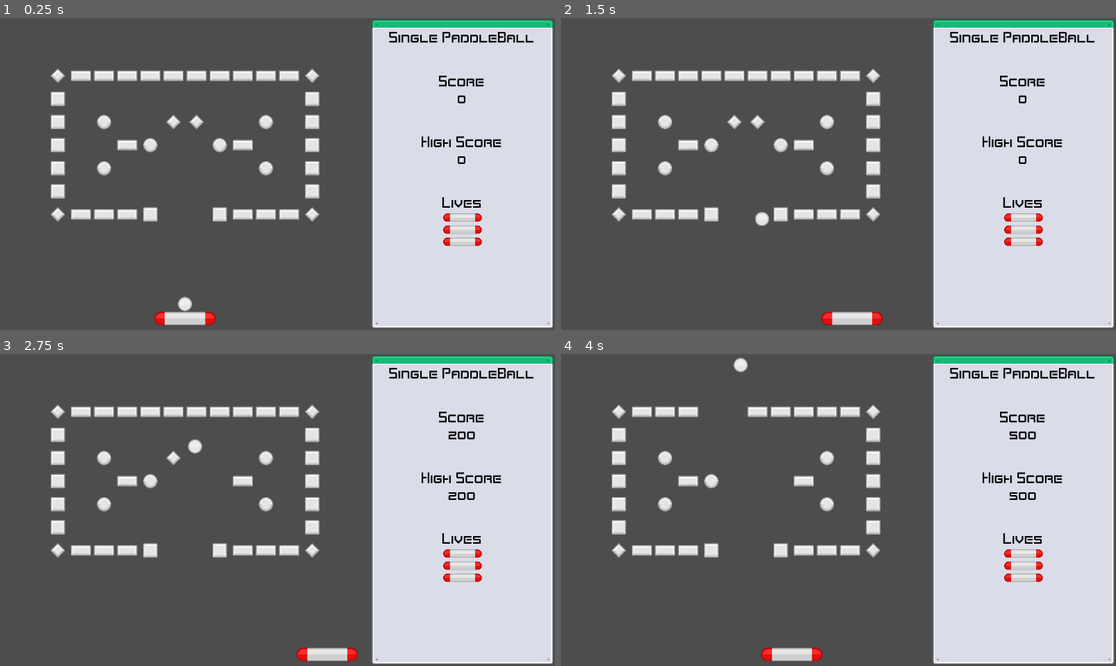
Above: before the commit, frames 1-4 (two rows, left to right).
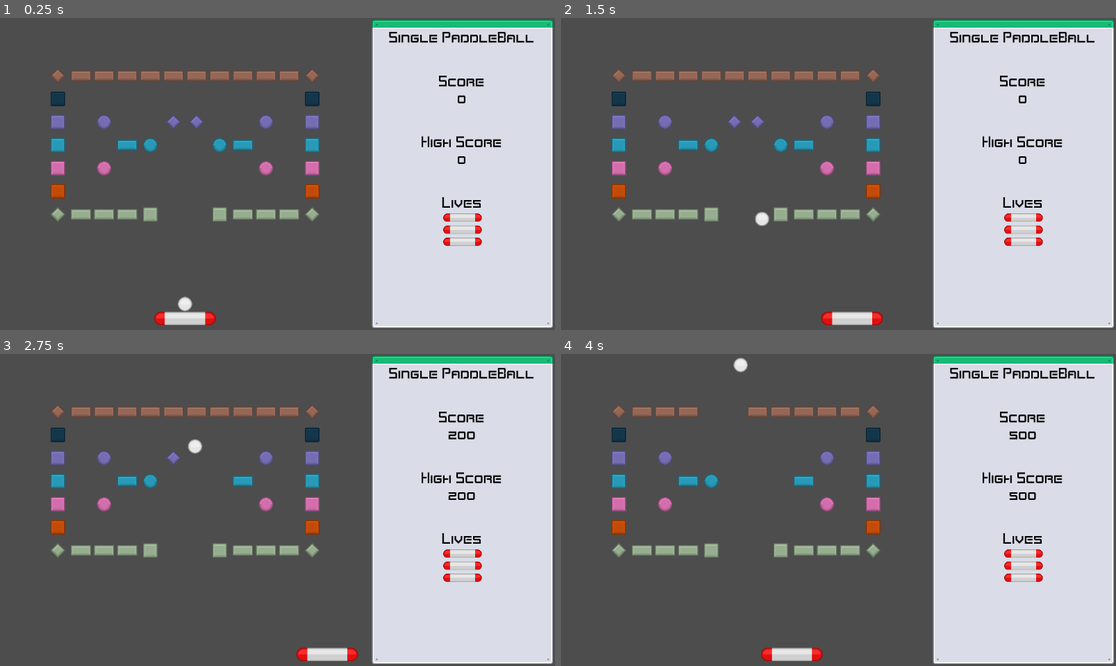
Above: after the commit, the same moments.

Repository: PuntitOwO/20gc_breakout
Game: Godot game, scene res://scenes/main.tscn
Same seed, same stepped clock (60 frames per second), same inputs: the game is played once before the commit and once after it.
Inputs:
- Up to frame 1 (0.25 s): no input
- Up to frame 2 (1.5 s): tap Enter at 0.5 s; hold D (right) 0.53-1.28 s; tap Up (launch) at 0.6, 1.35 s; hold A (left) from 1.28 s (still down)
- Up to frame 3 (2.75 s): release A (left) at 2.03 s; hold D (right) from 2.03 s (still down); tap Up (launch) at 2.1 s
- Up to frame 4 (4 s): tap Up (launch) at 2.85, 3.6 s; release D (right) at 3.53 s; hold A (left) from 3.53 s (still down)

The runs differ from the first frame. In frame 1, 4.7% of the frame differs, in the area x 9-58%, y 16-66%; in frame 2, 4.7%; in frame 3, 4.6%; in frame 4, 4.3%.

Commit message:
feat: stretch goals

Diff:
--- /dev/null
+++ b/default_bus_layout.tres
@@ -0,0 +1,8 @@
+[gd_resource type="AudioBusLayout" load_steps=2 format=3 uid="uid://dc30vld714xh"]
+
+[sub_resource type="AudioEffectReverb" id="AudioEffectReverb_j3pel"]
+resource_name = "Reverb"
+
+[resource]
+bus/0/effect/0/effect = SubResource("AudioEffectReverb_j3pel")
+bus/0/effect/0/enabled = true
--- a/scenes/ball.gd
+++ b/scenes/ball.gd
@@ -6,6 +6,8 @@
 const INITIAL_SPEED := 200
 var speed := 200
 var acceleration_delta := 8
+
+@onready var collision_sfx: AudioStreamPlayer = $CollisionSFX
 
 func _ready() -> void:
 	compute_initial_velocity()
@@ -18,6 +20,7 @@
 	velocity = velocity.normalized() * speed
 	var collision := move_and_collide(velocity * delta)
 	if collision == null: return
+	collision_sfx.play()
 	velocity = velocity.bounce(collision.get_normal())
 	var collider := collision.get_collider() as Node2D
 	if collider.is_in_group("Block"):
--- a/scenes/block.tscn
+++ b/scenes/block.tscn
@@ -7,9 +7,9 @@
 
 [node name="Block" type="StaticBody2D" groups=["Block"]]
 
+[node name="CollisionShape2D" type="CollisionShape2D" parent="."]
+shape = SubResource("RectangleShape2D_o6xl0")
+
 [node name="Sprite2D" type="Sprite2D" parent="."]
 scale = Vector2(0.2, 0.2)
 texture = ExtResource("1_8r6n6")
-
-[node name="CollisionShape2D" type="CollisionShape2D" parent="."]
-shape = SubResource("RectangleShape2D_o6xl0")
--- a/scenes/circle.tscn
+++ b/scenes/circle.tscn
@@ -7,10 +7,10 @@
 
 [node name="Circle" type="StaticBody2D" groups=["Block"]]
 
+[node name="CollisionShape2D" type="CollisionShape2D" parent="."]
+shape = SubResource("CircleShape2D_85g3d")
+
 [node name="Sprite2D" type="Sprite2D" parent="."]
 rotation = 0.785398
 scale = Vector2(0.2, 0.2)
 texture = ExtResource("1_wcjn7")
-
-[node name="CollisionShape2D" type="CollisionShape2D" parent="."]
-shape = SubResource("CircleShape2D_85g3d")
--- a/scenes/main.gd
+++ b/scenes/main.gd
@@ -12,11 +12,17 @@
 	$UI/MarginContainer/MarginContainer/VBoxContainer/LifeIcon2,
 	$UI/MarginContainer/MarginContainer/VBoxContainer/LifeIcon3
 ]
+@onready var miss_sfx: AudioStreamPlayer = $MissSFX
+@onready var win_sfx: AudioStreamPlayer = $WinSFX
+@onready var level: TileMapLayer = $Level
+var level_template: PackedByteArray
 
 func _ready() -> void:
 	ball.brick_broken.connect(_add_score)
 	dead_zone.body_entered.connect(_lose_life)
 	%HighScore.text = str(high_score)
+	_randomize_tile_color.call_deferred()
+	level_template = level.tile_map_data
 
 func _add_score() -> void:
 	score += 100
@@ -24,11 +30,26 @@
 	if high_score < score:
 		high_score = score
 		%HighScore.text = str(high_score)
+	if get_tree().get_node_count_in_group("Block") <= 1:
+		win_sfx.play()
+		level.set_deferred("tile_map_data", level_template)
+		await get_tree().physics_frame
+		_randomize_tile_color.call_deferred()
+
+func _randomize_tile_color() -> void:
+	var colors : Array[Color] = []
+	for i in 7: colors.append(Color(randf(),randf(),randf()))
+	for node in get_tree().get_nodes_in_group("Block"):
+		var block := node as Node2D
+		var y := block.global_position.y - 120
+		var idx := int(y / 48)
+		block.modulate = colors[idx]
 
 func _lose_life(_body: Node2D) -> void:
 	lives -= 1
 	life_icons[lives].hide()
 	if lives > 0:
 		paddle.reset()
+		miss_sfx.play()
 	else:
 		get_tree().reload_current_scene.call_deferred()
--- a/scenes/main.tscn
+++ b/scenes/main.tscn
@@ -11,6 +11,8 @@
 [ext_resource type="PackedScene" uid="uid://b4fbqn1iuids5" path="res://scenes/circle.tscn" id="8_choun"]
 [ext_resource type="Texture2D" uid="uid://dcko5h4xyo3hd" path="res://assets/sprites/ui_9_patch.png" id="10_choun"]
 [ext_resource type="FontFile" uid="uid://5gg2eq2p5xkt" path="res://assets/fonts/kenney_space.ttf" id="11_ya4ey"]
+[ext_resource type="AudioStream" uid="uid://d2bgp1sabre8q" path="res://assets/sounds/ball_collision.ogg" id="12_eb6dy"]
+[ext_resource type="AudioStream" uid="uid://gns8jxe8prnp" path="res://assets/sounds/goal.ogg" id="13_trceg"]
 
 [sub_resource type="WorldBoundaryShape2D" id="WorldBoundaryShape2D_sgp6g"]
 normal = Vector2(1, 0)
@@ -107,6 +109,10 @@
 
 [node name="CollisionShape2D" type="CollisionShape2D" parent="Ball"]
 shape = SubResource("CircleShape2D_jyhfs")
+
+[node name="CollisionSFX" type="AudioStreamPlayer" parent="Ball"]
+stream = ExtResource("12_eb6dy")
+volume_db = -6.0
 
 [node name="Level" type="TileMapLayer" parent="."]
 tile_map_data = PackedByteArray("AAACAAMAAAAAAAAAAQACAAQAAAAAAAAAAQACAAUAAAAAAAAAAQACAAYAAAAAAAAAAQACAAcAAAAAAAAAAQANAA …(592 unchanged characters)…
@@ -232,3 +238,10 @@
 layout_mode = 2
 texture = ExtResource("1_o5qli")
 expand_mode = 1
+
+[node name="MissSFX" type="AudioStreamPlayer" parent="."]
+stream = ExtResource("12_eb6dy")
+pitch_scale = 0.5
+
+[node name="WinSFX" type="AudioStreamPlayer" parent="."]
+stream = ExtResource("13_trceg")
--- a/scenes/rectangle.tscn
+++ b/scenes/rectangle.tscn
@@ -7,9 +7,9 @@
 
 [node name="Rectangle" type="StaticBody2D" groups=["Block"]]
 
+[node name="CollisionShape2D" type="CollisionShape2D" parent="."]
+shape = SubResource("RectangleShape2D_o6xl0")
+
 [node name="Sprite2D" type="Sprite2D" parent="."]
 scale = Vector2(0.2, 0.2)
 texture = ExtResource("1_gsh21")
-
-[node name="CollisionShape2D" type="CollisionShape2D" parent="."]
-shape = SubResource("RectangleShape2D_o6xl0")
--- a/scenes/rotated_square.tscn
+++ b/scenes/rotated_square.tscn
@@ -7,10 +7,10 @@
 
 [node name="RotatedSquare" type="StaticBody2D" groups=["Block"]]
 
+[node name="CollisionShape2D" type="CollisionShape2D" parent="."]
+rotation = 0.785398
+shape = SubResource("RectangleShape2D_tipki")
+
 [node name="Sprite2D" type="Sprite2D" parent="."]
 scale = Vector2(0.2, 0.2)
 texture = ExtResource("1_u0vah")
-
-[node name="CollisionShape2D" type="CollisionShape2D" parent="."]
-rotation = 0.785398
-shape = SubResource("RectangleShape2D_tipki")
Not shown: 1 places in scenes/main.tscn that only renumber resources
